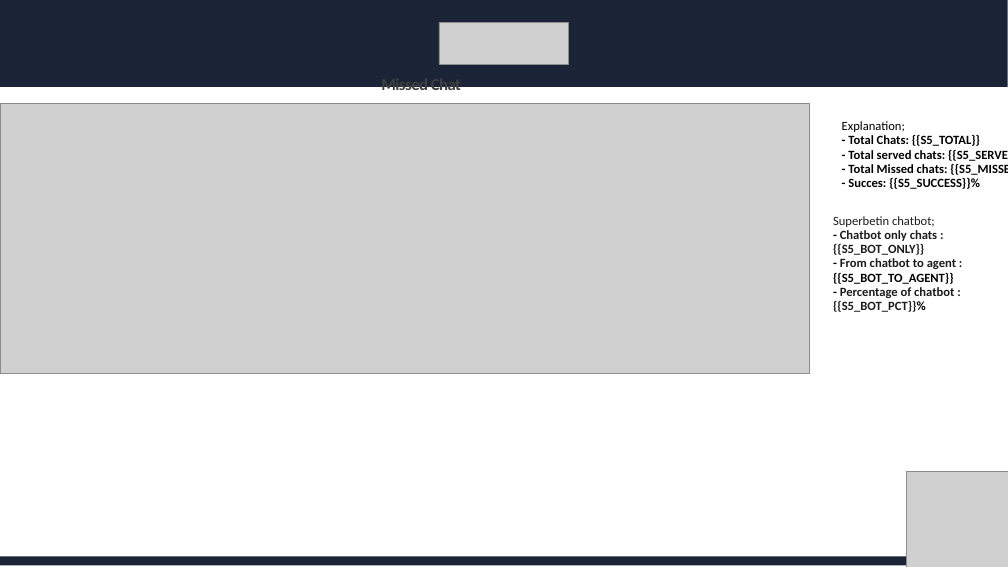
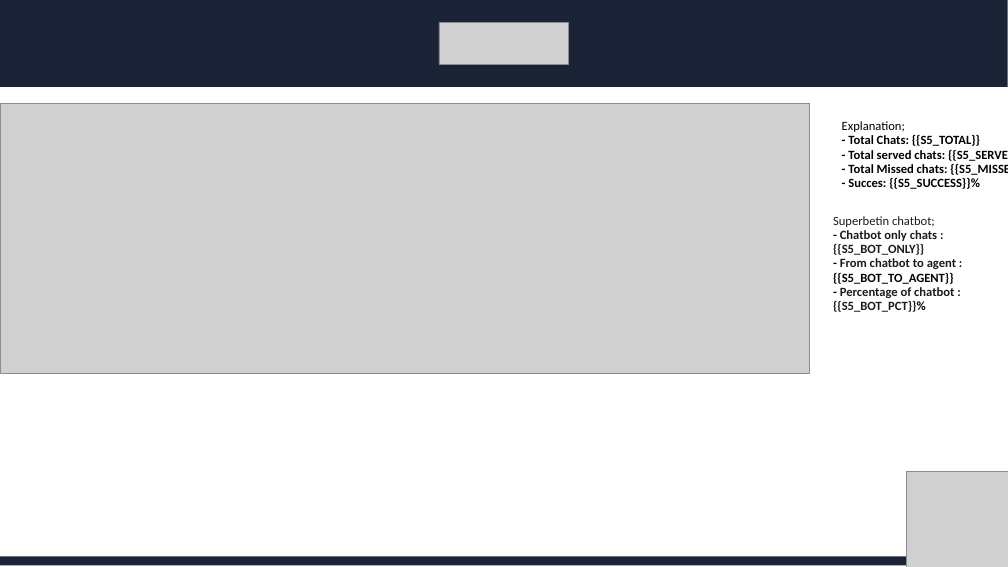
Before and after one commit to erhanbs70/poligon-chat-analyzer, a slide deck: slide 5 of pptx-report/template.pptx. Drawn at 1008x567 pixels with LibreOffice and Linux fonts; fonts in the diff are those of the drawing; grey boxes stand for pictures. Boxes give left, top, right and bottom in pixels: in the first picture for what was removed or moved away, otherwise in the second. Text is boxed around its words. In the diff, an @@ line names an element or a change of style, - is before the commit and + after.

```diff
--- a/pptx-report/template.pptx
+++ b/pptx-report/template.pptx
@@ title removed at [381,87,461,95] @@
-Missed Chat
```
Also in this commit, not shown: 3 other slides changed, 1 other file.
